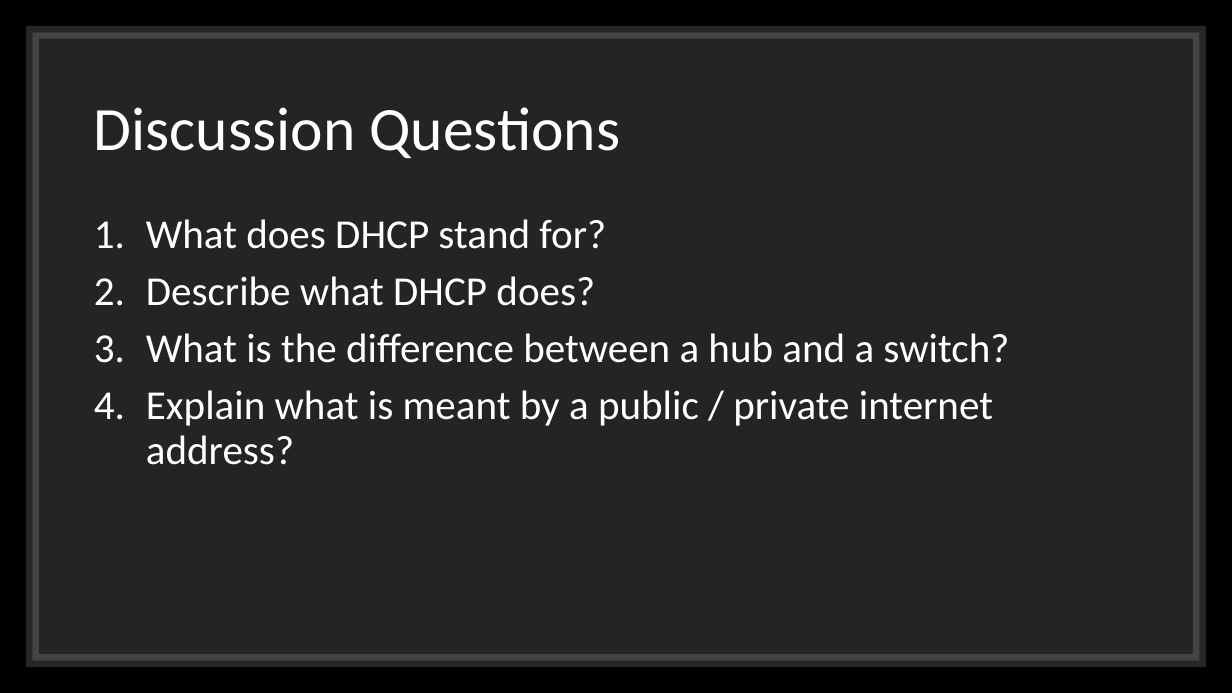
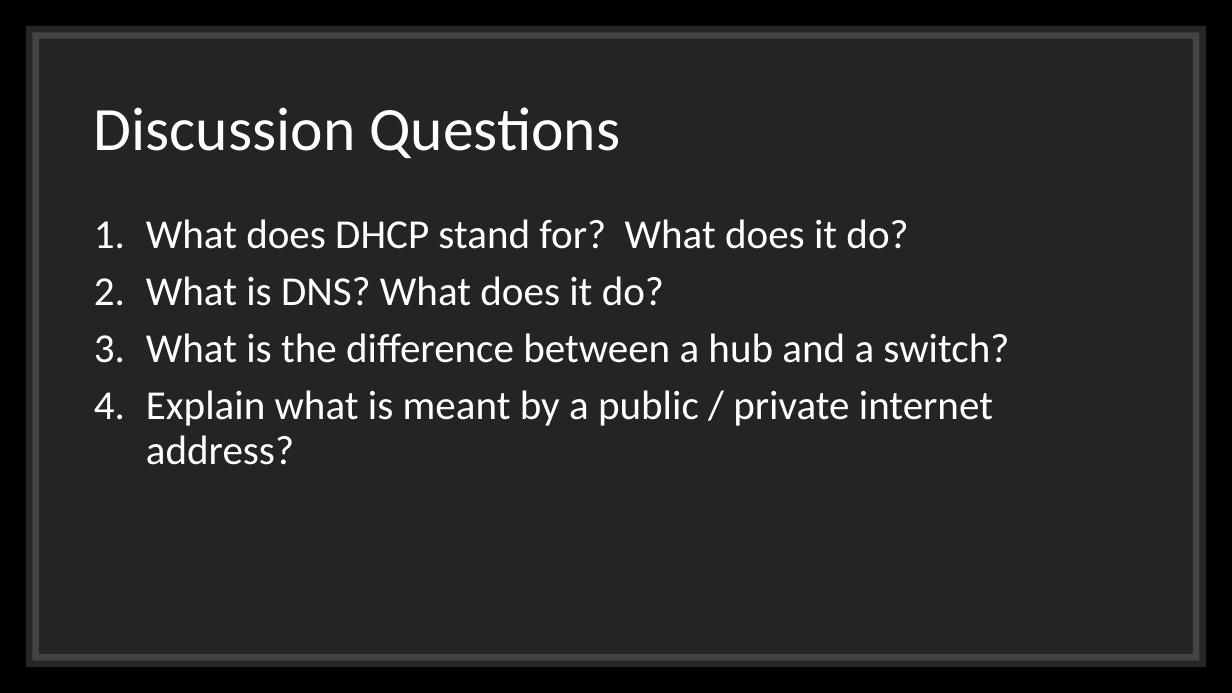
Before and after one commit to orstewar/ist346-content, a slide deck: slide 3 of content/05-networking-fundamentals.pptx. Drawn at 1232x693 pixels with LibreOffice and Linux fonts; fonts in the diff are those of the drawing. Boxes give left, top, right and bottom in pixels: in the first picture for what was removed or moved away, otherwise in the second. Text is boxed around its words. In the diff, an @@ line names an element or a change of style, - is before the commit and + after.

```diff
--- a/content/05-networking-fundamentals.pptx
+++ b/content/05-networking-fundamentals.pptx
@@ text at (146,219,908,306): text changed @@
-1. What does DHCP stand for?
-2. Describe what DHCP does?
+1. What does DHCP stand for? What does it do?
+2. What is DNS? What does it do?
```
Also in this commit, not shown: 3 other slides changed, 1 slide added, 2 slides removed, 15 other files.
